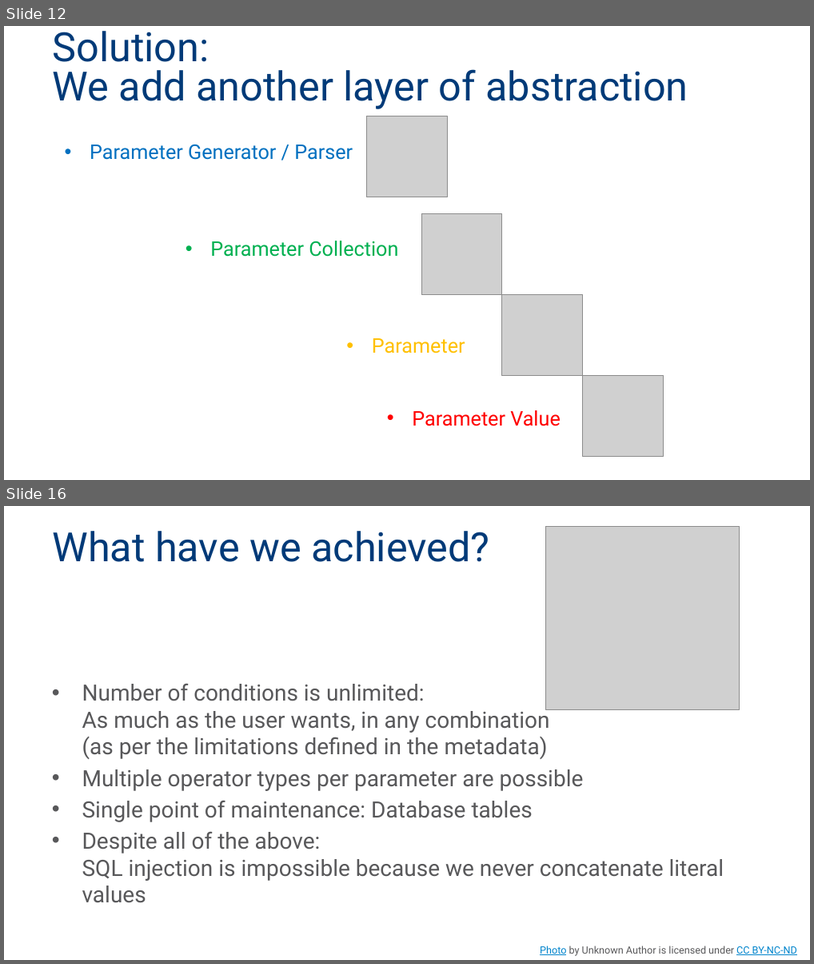
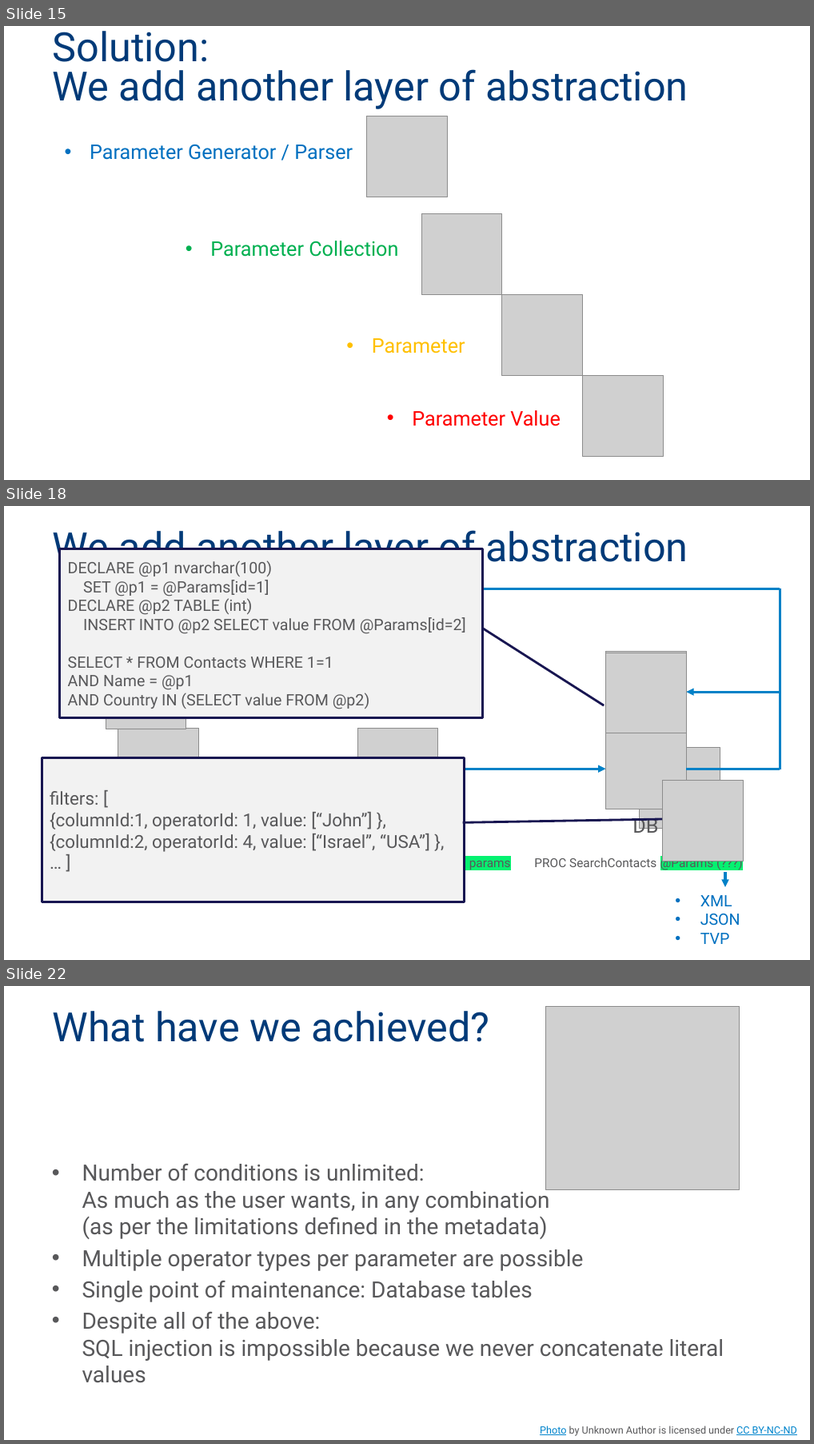
Before and after one commit to MadeiraData/DynamicFilters, a slide deck: DynamicFilters.pptx. Shown one above the other, each under a label of ours: slides 12 and 16 before the commit, slides 15, 18 and 22 after it; the slides between them are not shown. The pictures are 814x964 and 814x1444 pixels, drawn with LibreOffice and Linux fonts; fonts in the diff are those of the drawing; grey boxes stand for pictures; background and template pictures are left out. Boxes give left, top, right and bottom in pixels: in the first picture for what was removed or moved away, otherwise in the second. Text is boxed around its words. In the diff, an @@ line names an element or a change of style, - is before the commit and + after.

```diff
--- a/DynamicFilters.pptx
+++ b/DynamicFilters.pptx
@@ slide 18 added at (4, 506, 810, 960), background #FFFFFF @@
@@ title added at (52, 530, 688, 571), 36 pt, text #003A78 @@
+We add another layer of abstraction
@@ border callout added at (60, 548, 483, 717), fill #F2F2F2, outline #181651 2 pt, 14 pt, text #58585A @@
+DECLARE @p1 nvarchar(100)
+SET @p1 = @Params[id=1]
+DECLARE @p2 TABLE (int)
+INSERT INTO @p2 SELECT value FROM @Params[id=2]
+SELECT * FROM Contacts WHERE 1=1
+AND Name = @p1
+AND Country IN (SELECT value FROM @p2)
@@ elbow arrow added from (780, 588) to (146, 648), #0081C8 2.25 pt @@
@@ line added from (780, 769) to (780, 588), #0081C8 2.25 pt @@
@@ picture added at (106, 648, 186, 728) @@
@@ picture added at (606, 651, 687, 732) @@
@@ picture added at (606, 652, 687, 733) @@
@@ arrow added from (780, 692) to (687, 692), #0081C8 2.25 pt @@
@@ picture added at (118, 728, 199, 809) @@
@@ picture added at (358, 728, 438, 809) @@
@@ picture added at (606, 728, 687, 809) @@
@@ border callout added at (42, 757, 466, 902), fill #F2F2F2, outline #181651 2 pt, 16 pt, text #58585A @@
+filters: [
+{columnId:1, operatorId: 1, value: [“John”] },
+{columnId:2, operatorId: 4, value: [“Israel”, “USA”] },
+… ]
@@ arrow added from (199, 769) to (358, 769), #0081C8 2.25 pt @@
@@ arrow added from (438, 769) to (606, 769), #0081C8 2.25 pt @@
@@ picture added at (639, 747, 720, 828) @@
@@ line added from (687, 769) to (780, 769), #0081C8 2.25 pt @@
@@ picture added at (663, 780, 743, 861) @@
@@ text added at (129, 814, 161, 837), 18 pt, text #58585A @@
+GUI
@@ text added at (379, 808, 417, 840), 18 pt, text #58585A @@
+BL
@@ text added at (633, 814, 658, 837), 18 pt, text #58585A @@
+DB
@@ text added at (54, 856, 228, 870), 11 pt, text #58585A @@
+callMethod(frm.parametersObj)
@@ text added at (410, 856, 511, 870), 11 pt, text #58585A @@
+cmd.parameters.add @Params, params
@@ text added at (534, 856, 714, 870), 11 pt, text #58585A @@
+PROC SearchContacts @Params (???)
@@ arrow added from (726, 872) to (726, 887), #0081C8 2.25 pt @@
@@ text added at (701, 895, 741, 944), 14 pt, text #0070C0 @@
+• XML
+• JSON
+• TVP
@@ what was slide 12 is now slide 15 @@
@@ what was slide 16 is now slide 22 @@
```
Also in this commit, not shown: 7 slides changed, 6 other slides added, 1 slide removed, 6 other files.
